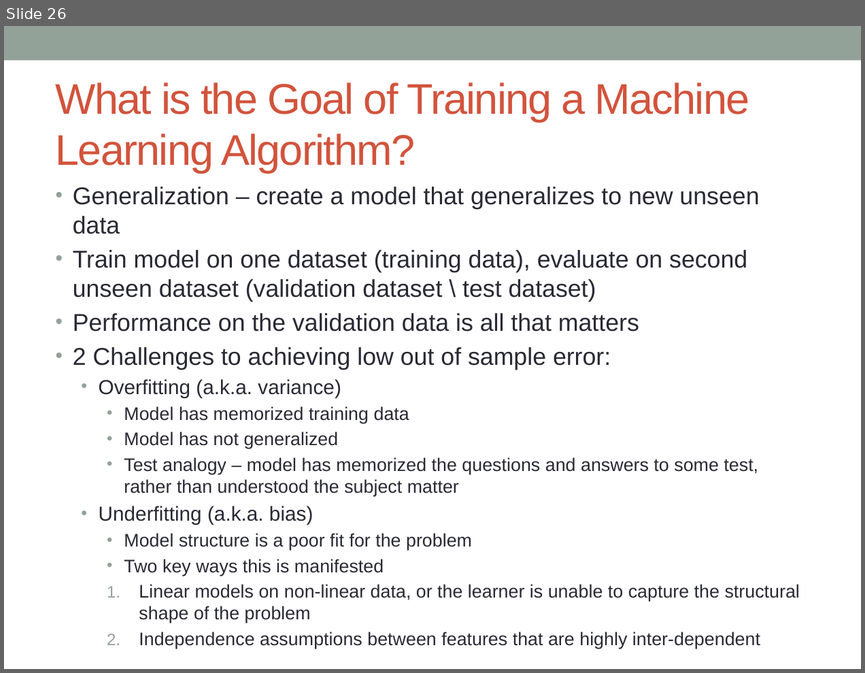
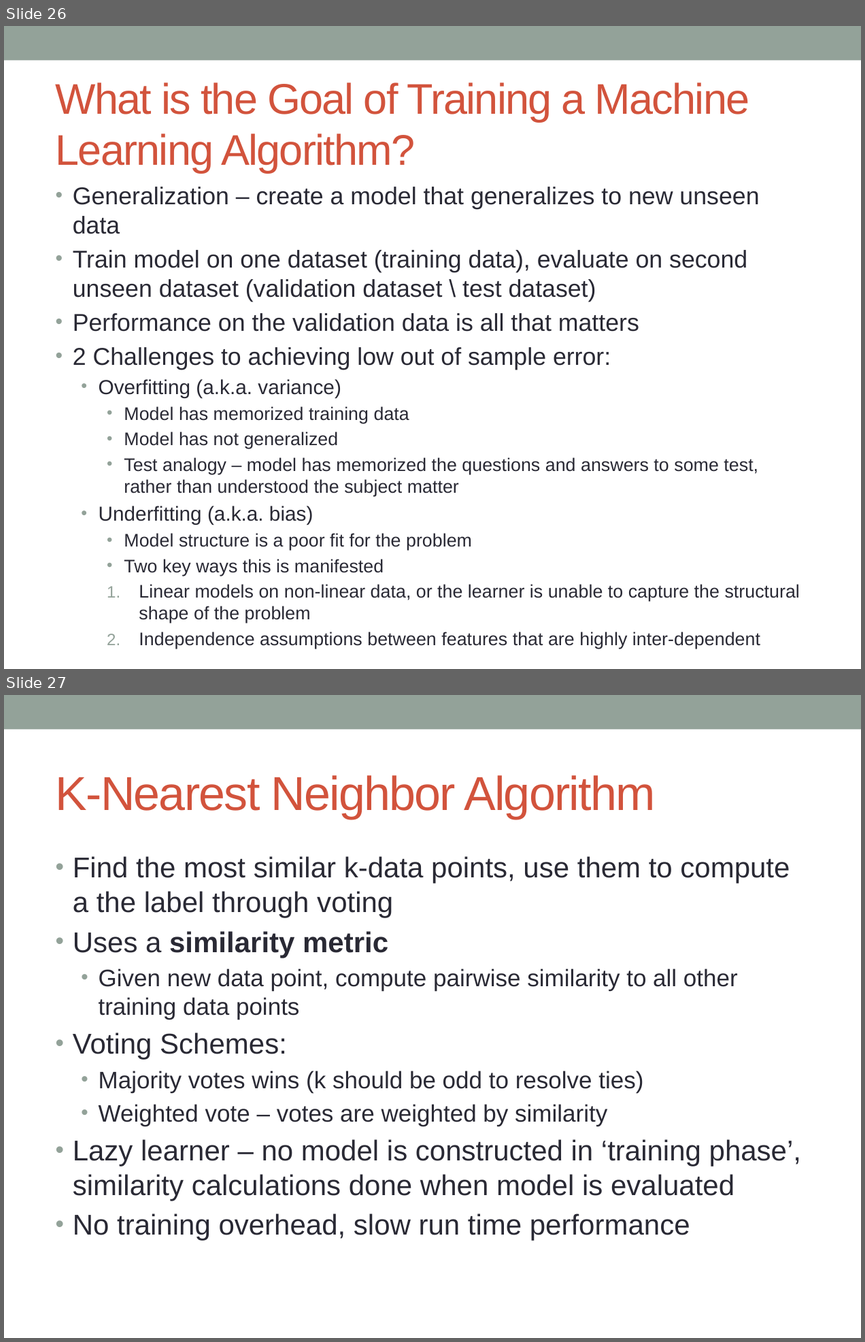
Before and after one commit to simonhughes22/IPD-Data-Science-Course, a slide deck: Machine Learning/Machine Learning Slides.pptx. Shown one above the other, each under a label of ours: slide 26 before the commit, slides 26 and 27 after it. The pictures are 865x673 and 865x1342 pixels, drawn with LibreOffice and Linux fonts; fonts in the diff are those of the drawing. Boxes give left, top, right and bottom in pixels: in the first picture for what was removed or moved away, otherwise in the second. Text is boxed around its words. In the diff, an @@ line names an element or a change of style, - is before the commit and + after.

Commit message:
Update ppt

```diff
--- a/Machine Learning/Machine Learning Slides.pptx
+++ b/Machine Learning/Machine Learning Slides.pptx
@@ slide 27 added at bbox=[4, 695, 861, 1338], background #FFFFFF; not listed: 1 template element that a slide beside it also shows @@
@@ title added at bbox=[56, 775, 655, 819], 40 pt, text #D2533C @@
+K-Nearest Neighbor Algorithm
@@ text added at bbox=[73, 856, 801, 1240], 24 pt, text #292934 @@
+• Find the most similar k-data points, use them to compute a the label through voting
+• Uses a similarity metric
+  • Given new data point, compute pairwise similarity to all other training data points
+• Voting Schemes:
+  • Majority votes wins (k should be odd to resolve ties)
+  • Weighted vote – votes are weighted by similarity
+• Lazy learner – no model is constructed in ‘training phase’, similarity calculations done when model is evaluated
+• No training overhead, slow run time performance
```
Also in this commit, not shown: 5 other slides added.
